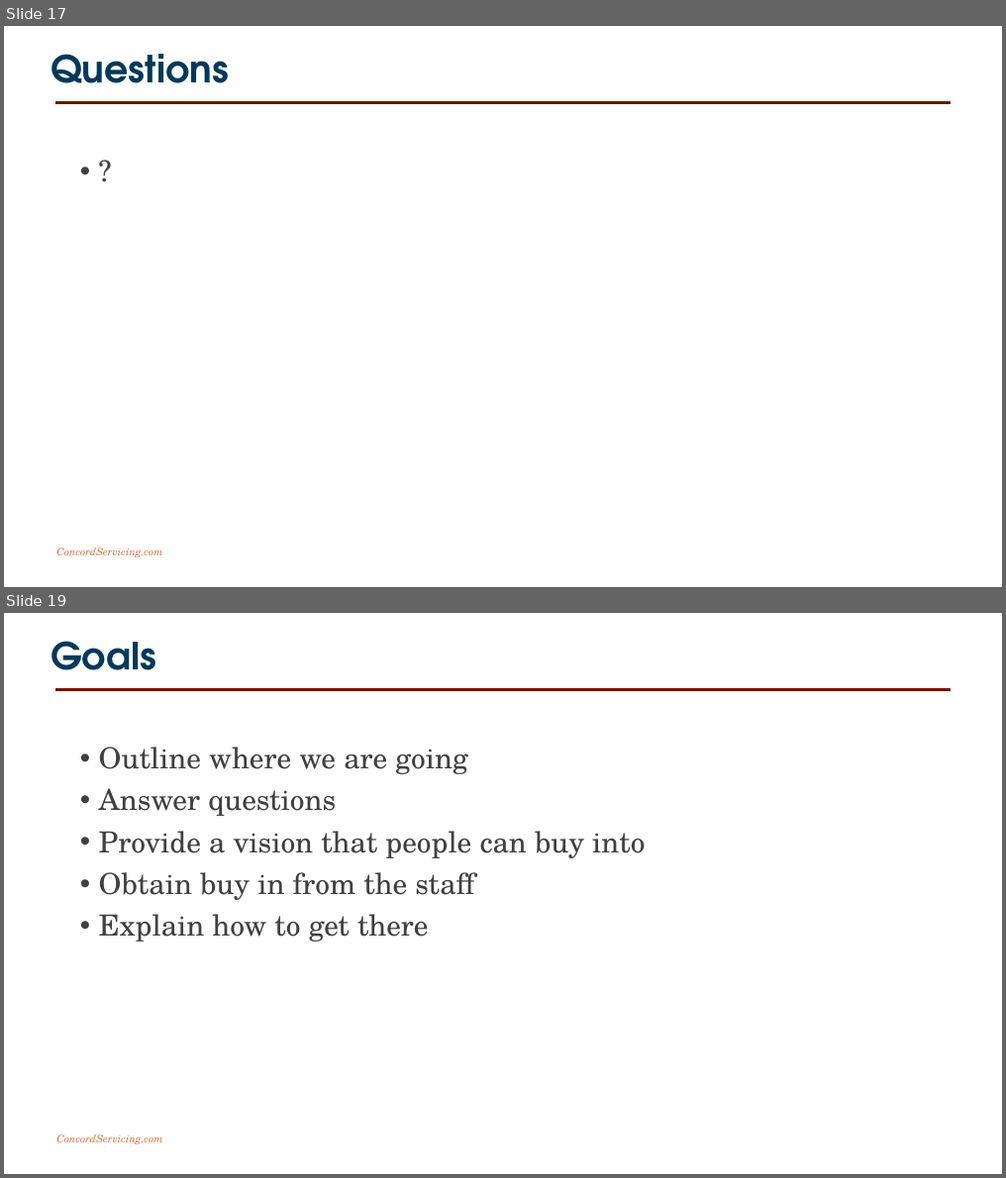
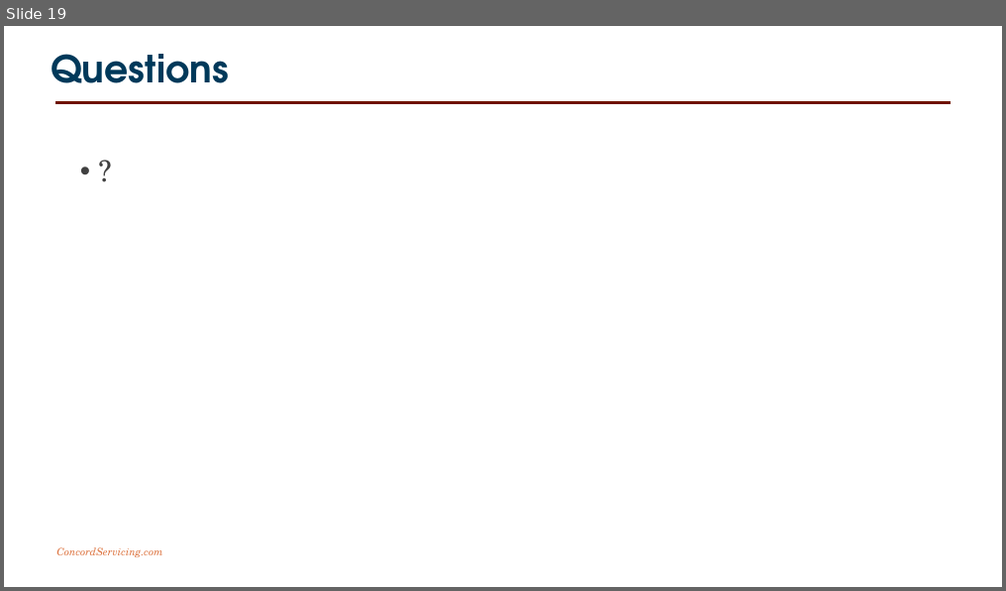
Before and after one commit to joncatlin/docker-compose-files, a slide deck: software defined infrastructure/20181013 Software Defined Infrastructure.pptx. Shown one above the other, each under a label of ours: slides 17 and 19 before the commit, slide 19 after it; the slides between them are not shown. The pictures are 1006x1178 and 1006x591 pixels, drawn with LibreOffice and Linux fonts; fonts in the diff are those of the drawing; background and template pictures are left out. Boxes give left, top, right and bottom in pixels: in the first picture for what was removed or moved away, otherwise in the second. Text is boxed around its words. In the diff, an @@ line names an element or a change of style, - is before the commit and + after.

```diff
--- a/software defined infrastructure/20181013 Software Defined Infrastructure.pptx
+++ b/software defined infrastructure/20181013 Software Defined Infrastructure.pptx
@@ slide 19 removed at (x1=4, y1=613, x2=1002, y2=1174), background #FFFFFF; not listed: 2 template elements that a slide beside it also shows @@
@@ title removed at (x1=51, y1=641, x2=156, y2=670) @@
-Goals
@@ text removed at (x1=99, y1=747, x2=645, y2=942) @@
-• Outline where we are going
-• Answer questions
-• Provide a vision that people can buy into
-• Obtain buy in from the staff
-• Explain how to get there
@@ what was slide 17 is now slide 19 @@
```
Also in this commit, not shown: 10 slides changed, 4 slides added, 5 other slides removed, 2 other files.
